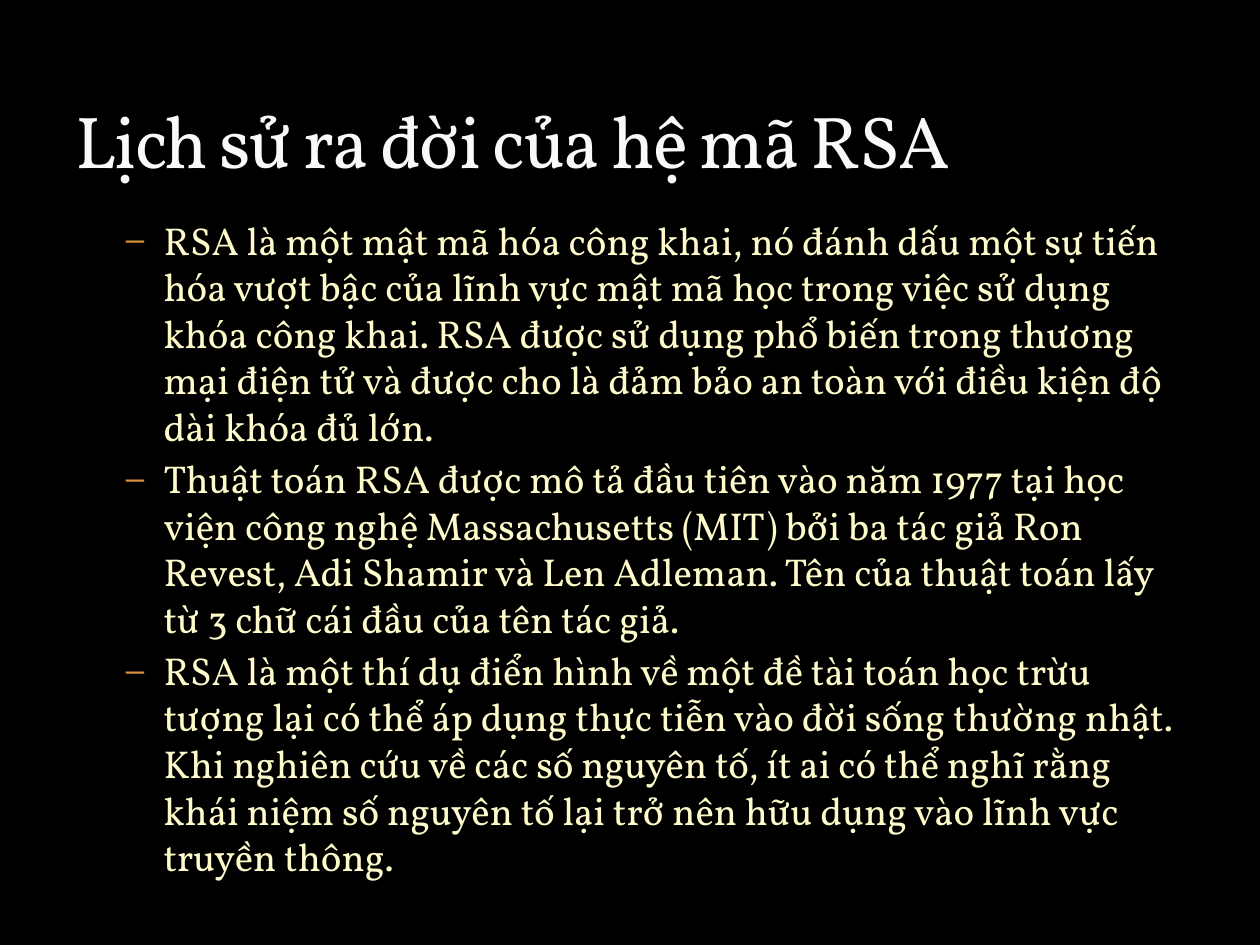
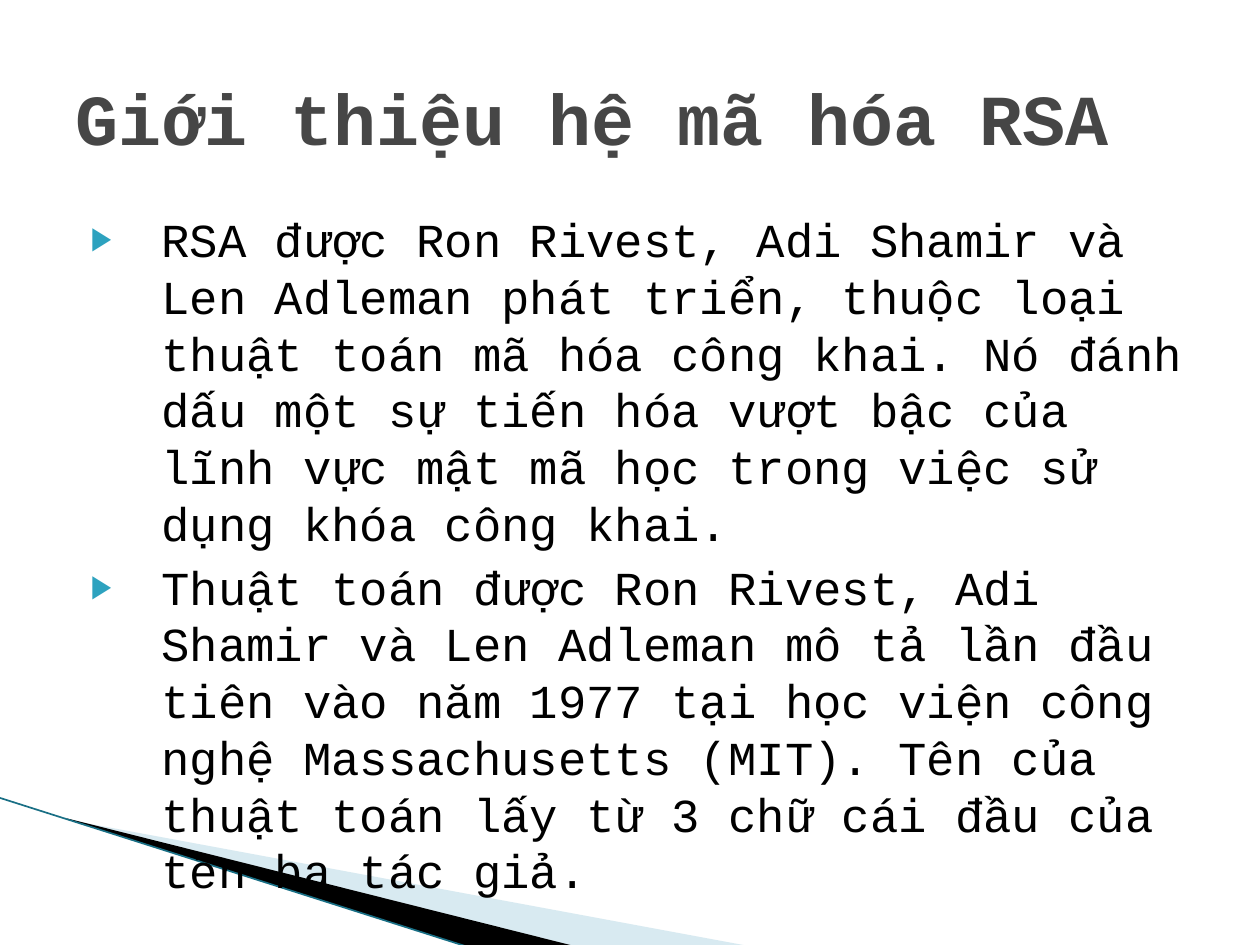
Before and after one commit to datptithcm/DEMO-RSA-ANTOANVABAOMATTHONGTIN, a slide deck: slide 3 of powerpoint/ATVBMHTTT.pptx (slide 17 before the commit). Drawn at 1260x945 pixels with LibreOffice and Linux fonts; fonts in the diff are those of the drawing; background and template pictures are left out. Boxes give left, top, right and bottom in pixels: in the first picture for what was removed or moved away, otherwise in the second. Text is boxed around its words. In the diff, an @@ line names an element or a change of style, - is before the commit and + after.

Commit message:
updated

```diff
--- a/powerpoint/ATVBMHTTT.pptx
+++ b/powerpoint/ATVBMHTTT.pptx
@@ background picture (left out) to #FFFFFF @@
@@ title "Giới thiệu hệ mã hóa ..." at [75, 94, 1108, 158]: vertical alignment bottom to middle @@
@@ title at [75, 94, 1108, 158]: text changed; size 42 to 41 pt; font Vollkorn to Courier New; text colour #F9F9F9 to #464646; bold on @@
-Lịch sử ra đời của hệ mã RSA
+Giới thiệu hệ mã hóa RSA
@@ text at [161, 223, 1181, 846]: text changed; size 22.2 to 27 pt; font Vollkorn to Courier New; text colour #FEFAC9 to #000000 @@
-  – RSA là một mật mã hóa công khai, nó đánh dấu một sự tiến hóa vượt bậc của lĩnh vực mật mã học trong việc sử dụng khóa công khai. RSA được sử dụng phổ biến trong thương mại điện tử và được cho là đảm bảo an toàn với điều kiện độ dài khóa đủ lớn.
-  – Thuật toán RSA được mô tả đầu tiên vào năm 1977 tại học viện công nghệ Massachusetts (MIT) bởi ba tác giả Ron Revest, Adi Shamir và Len Adleman. Tên của thuật toán lấy từ 3 chữ cái đầu của tên tác giả.
-  – RSA là một thí dụ điển hình về một đề tài toán học trừu tượng lại có thể áp dụng thực tiễn vào đời sống thường nhật. Khi nghiên cứu về các số nguyên tố, ít ai có thể nghĩ rằng khái niệm số nguyên tố lại trở nên hữu dụng vào lĩnh vực truyền thông.
+▶ RSA được Ron Rivest, Adi Shamir và Len Adleman phát triển, thuộc loại thuật toán mã hóa công khai. Nó đánh dấu một sự tiến hóa vượt bậc của lĩnh vực mật mã học trong việc sử dụng khóa công khai.
+▶ Thuật toán được Ron Rivest, Adi Shamir và Len Adleman mô tả lần đầu tiên vào năm 1977 tại học viện công nghệ Massachusetts (MIT). Tên của thuật toán lấy từ 3 chữ cái đầu của tên ba tác giả.
@@ line added from (0, 798) to (467, 945), #97C5D8 0.95 pt @@
@@ freeform shape added at [67, 818, 576, 945], fill #000000 @@
@@ freeform shape added at [69, 819, 750, 945], fill #A0CBDC at 40% opacity @@
```
Also in this commit, not shown: 2 other slides changed, 9 slides added, 15 slides removed.
